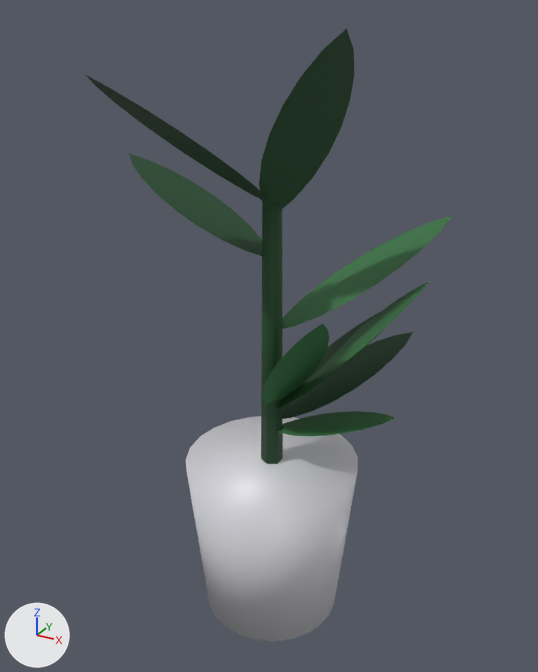
Before and after pictures for a commit that changed the glTF model internal/web/static/office/models/Deco_Plant_Small.gltf.
One viewpoint serves both versions: a camera (50 mm lens) standing at (0.211, -0.389, 0.407) and looking at (0.0, -0.004, 0.215). The lights are fixed; the arrows at lower left show +X, +Y and +Z. The older version comes first.

The first picture shows 'Deco_Plant_Small'.
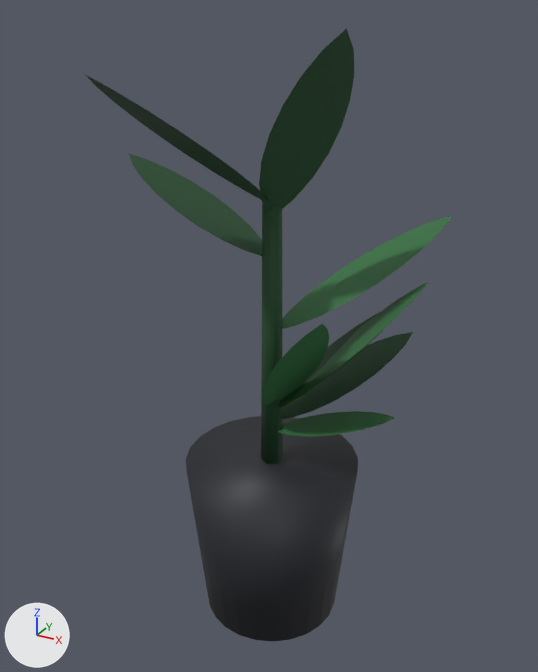
Pixel boxes (x1, y1, x2, y2) of what changed, in the pictures (538 x 672 px):
'Deco_Plant_Small', recoloured (light grey to black): (186, 378, 358, 641) in both

The change, as a diff of the scene's bpy script:
```diff
--- a/internal/web/static/office/models/Deco_Plant_Small.gltf.py
+++ b/internal/web/static/office/models/Deco_Plant_Small.gltf.py
@@ mat_rs_pot @@
 mat_rs_pot = principled_material('RS_Pot')
-mat_rs_pot.base_color = (0.687, 0.687, 0.73)  # light grey #d8d8de
+mat_rs_pot.base_color = (0.0242, 0.0262, 0.0331)  # dark grey #2b2d33
 mat_rs_pot.metallic = 0.1
```
